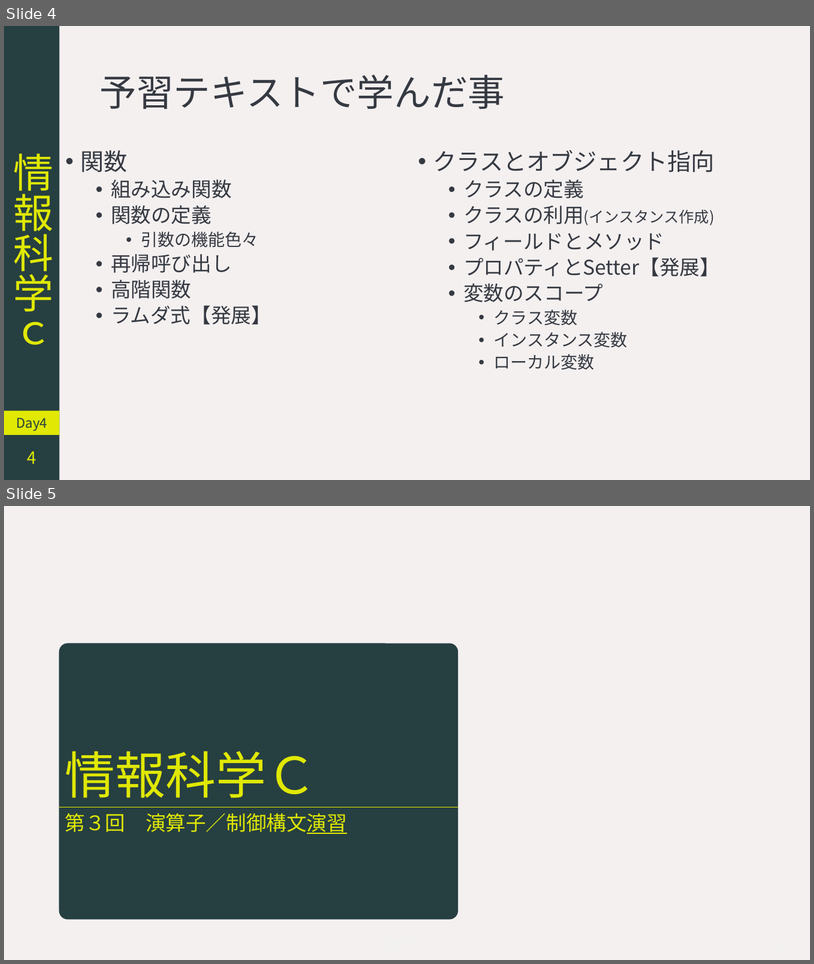
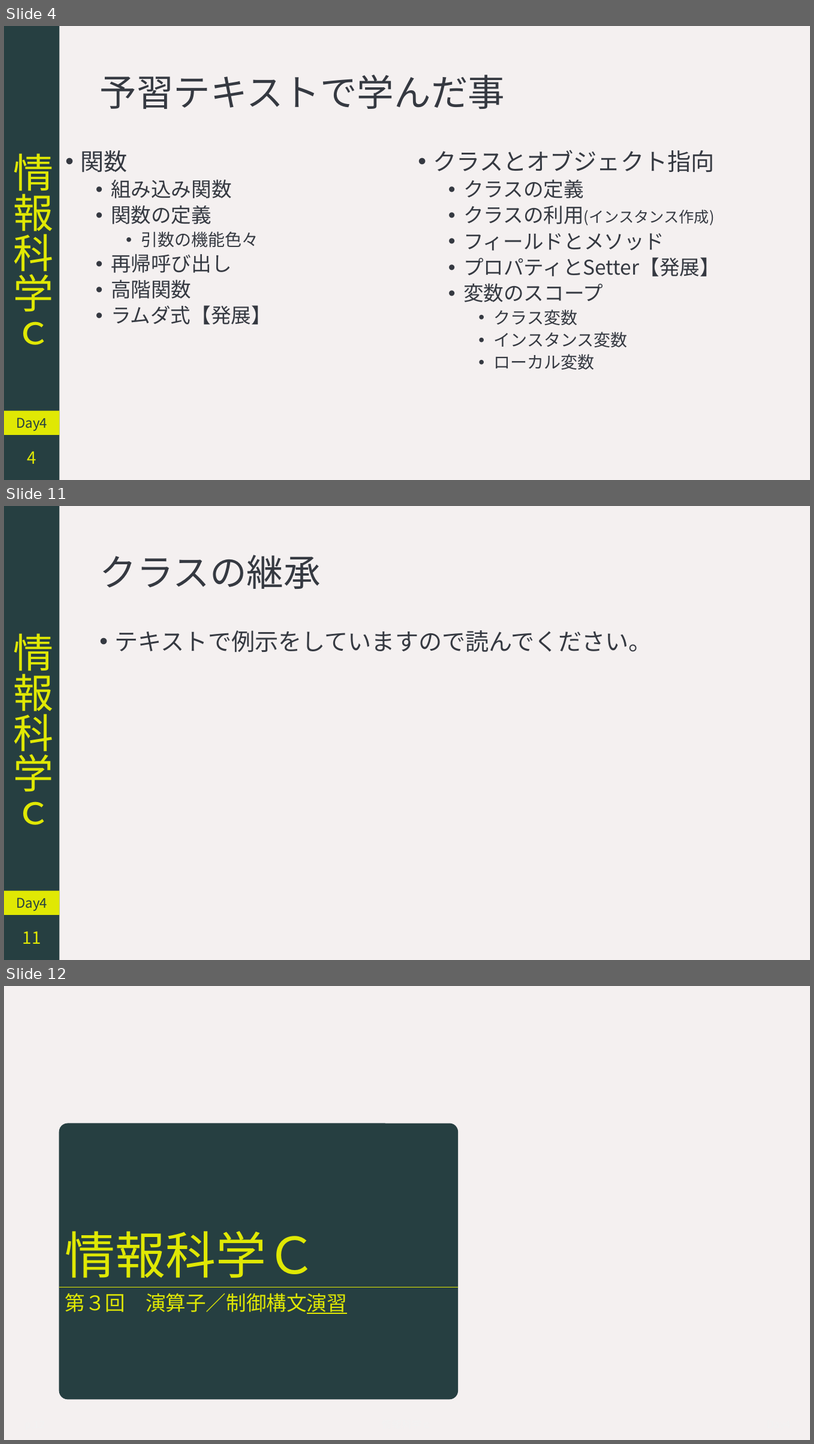
Before and after one commit to YokoyamaLab/PythonBasics, a slide deck: slides/computerScience_day4.pptx. Shown one above the other, each under a label of ours: slides 4 and 5 before the commit, slides 4, 11 and 12 after it; the slides between them are not shown. The pictures are 814x964 and 814x1444 pixels, drawn with LibreOffice and Linux fonts; fonts in the diff are those of the drawing. Boxes give left, top, right and bottom in pixels: in the first picture for what was removed or moved away, otherwise in the second. Text is boxed around its words. In the diff, an @@ line names an element or a change of style, - is before the commit and + after.

```diff
--- a/slides/computerScience_day4.pptx
+++ b/slides/computerScience_day4.pptx
@@ slide 11 added at <box>4,506,810,960</box>, background #F4F0F0 @@
@@ rectangle added at <box>4,506,60,960</box>, fill #263F41, 48 pt, text #E0E804 @@
+情報科学ｃ
@@ title added at <box>99,555,320,589</box>, 44 pt, text #353941 @@
+クラスの継承
@@ text added at <box>115,630,653,652</box>, 28 pt, text #353941 @@
+• テキストで例示をしていますので読んでください。
@@ rectangle added at <box>4,891,60,915</box>, fill #E0E804, 16 pt, text #263F41 @@
+Day4
@@ page number added at <box>23,931,41,943</box>, 20 pt, text #E0E804 @@
+11
@@ what was slide 5 is now slide 12 @@
```
Also in this commit, not shown: 5 slides changed, 6 other slides added, 2 other files.
